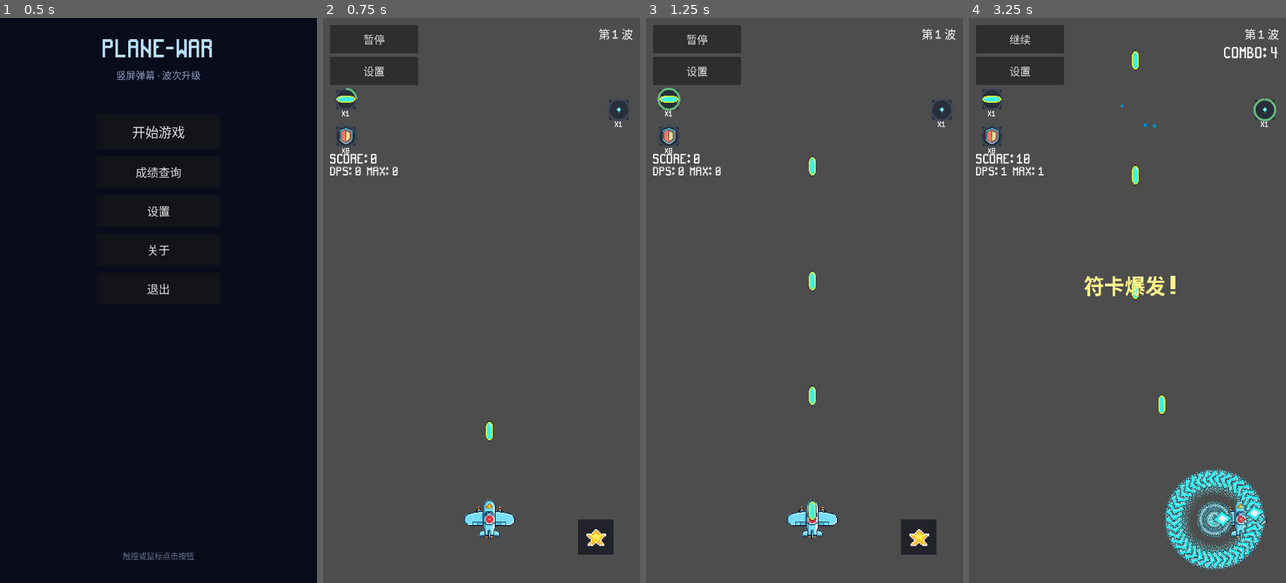
Above: before the commit, frames 1-4 (left to right).
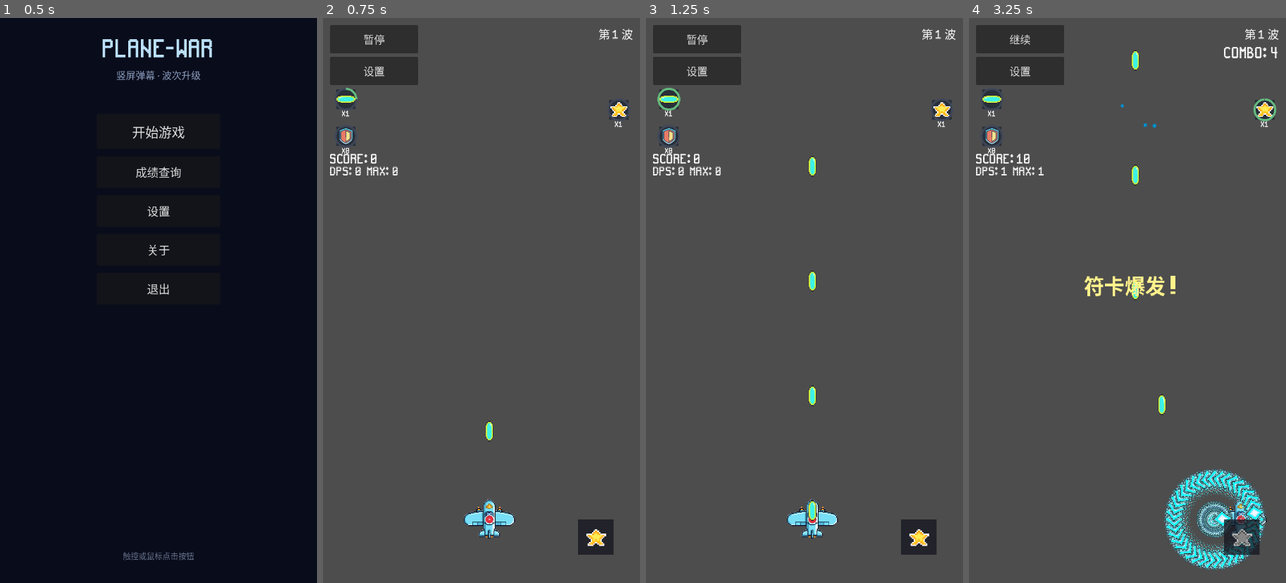
Above: after the commit, the same moments.

Repository: qingzhixing/plane-war
Game: Godot game, scene res://scenes/MainMenu.tscn
The game is run twice, just before and just after one commit, with the same random seed, the same clock (stepped at 60 frames per second) and the same inputs. Sound files missing from this copy of the repository are replaced by a short silence.
Inputs (mouse positions are in pixels of both pictures, inside the frame that each line leads up to):
- Up to frame 1 (0.5 s): no input
- Up to frame 2 (0.75 s): click "开始游戏" at 0.5 s
- Up to frame 3 (1.25 s): no input
- Up to frame 4 (3.25 s): click "暂停" at 1.25 s; click "继续" at 2 s; tap Enter at 2.75 s; move the mouse to (1197, 272) at 2.77 s; hold D from 2.78 s (still down); tap P at 2.85 s; click (1197, 272) at 2.92 s; tap Space at 3.02 s

Frame 1 is identical in both runs. In frame 2, less than 0.1% of the frame differs, in the area x 90-96%, y 14-18%; in frame 3, less than 0.1%; in frame 4, 0.8%, in the area x 80-96%, y 14-95%.

Commit message:
🎨 UI: 自动符卡时右侧冷却槽改用星形图标
Made-with: Cursor

Diff:
--- a/scripts/hud.gd
+++ b/scripts/hud.gd
@@ -458,10 +458,10 @@
 	_side_weapon_cd_vbox.offset_bottom = 400.0
 	_side_weapon_cd_vbox.add_theme_constant_override("separation", 12)
 	root.add_child(_side_weapon_cd_vbox)
-	# 符卡冷却槽：固定放在右侧顶部
+	# 符卡冷却槽：固定放在右侧顶部，图标使用星形
 	_spell_cd_slot = STATUS_SLOT_SCENE.instantiate()
 	if _spell_cd_slot.has_method("set_icon_texture"):
-		_spell_cd_slot.set_icon_texture(preload("res://assets/sprites/bullets/spell_bullet.png"))
+		_spell_cd_slot.set_icon_texture(preload("res://assets/ui/star/star4.png"))
 	_side_weapon_cd_vbox.add_child(_spell_cd_slot)
 
 
@@ -558,9 +558,11 @@
 		progress = clampf(1.0 - cd / total, 0.0, 1.0)
 	if _spell_button.has_method("set_progress"):
 		_spell_button.set_progress(progress)
-	# 仅在未自动符卡且冷却完成时显示按钮
-	var is_ready := (not has_auto) and progress >= 0.999
-	_spell_button.visible = is_ready
+	# 未自动符卡时按钮始终可见，仅冷却完成后由星星显示“就绪感”
+	if has_auto:
+		_spell_button.visible = false
+	else:
+		_spell_button.visible = true
 
 
 func _on_spell_button_pressed() -> void:
